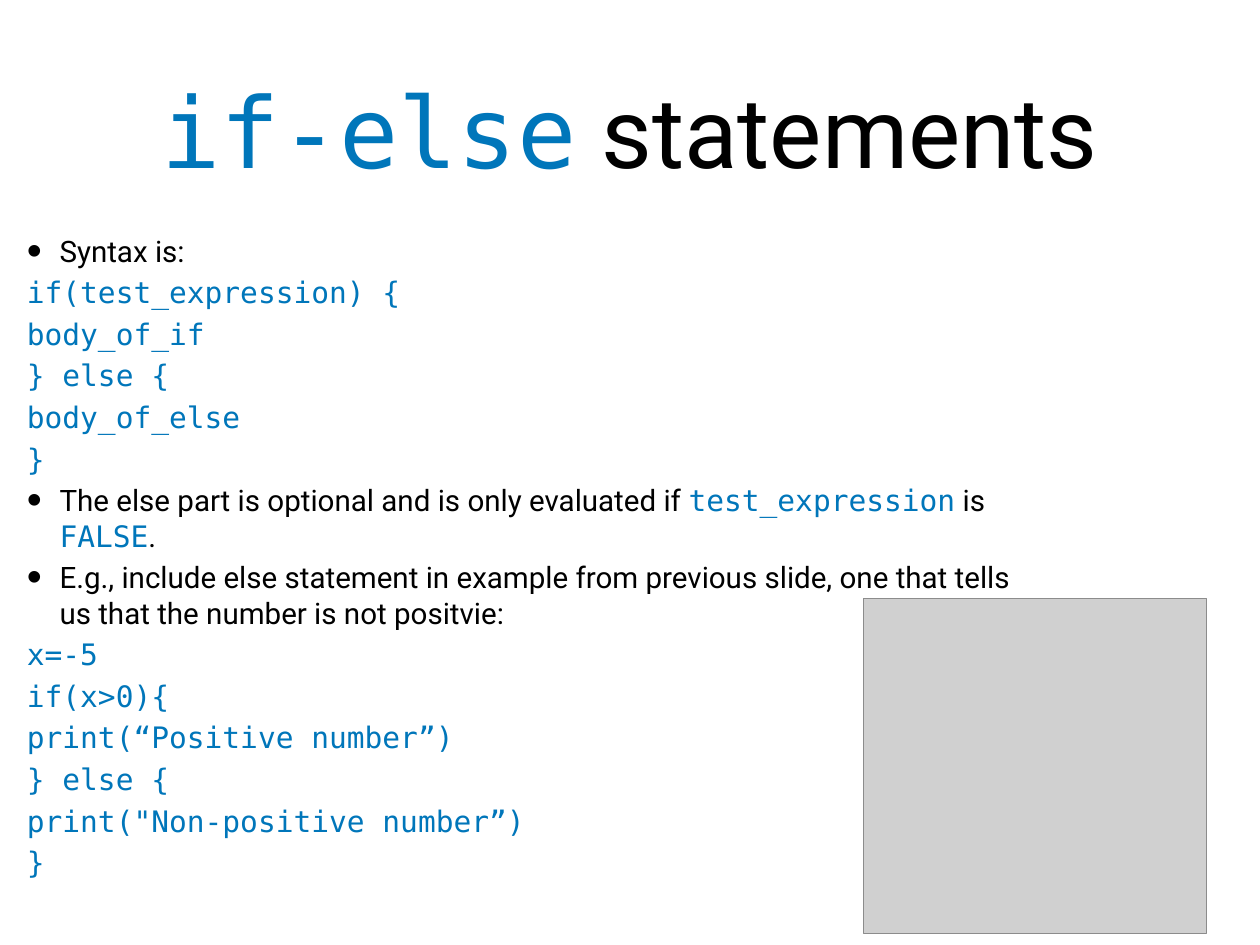
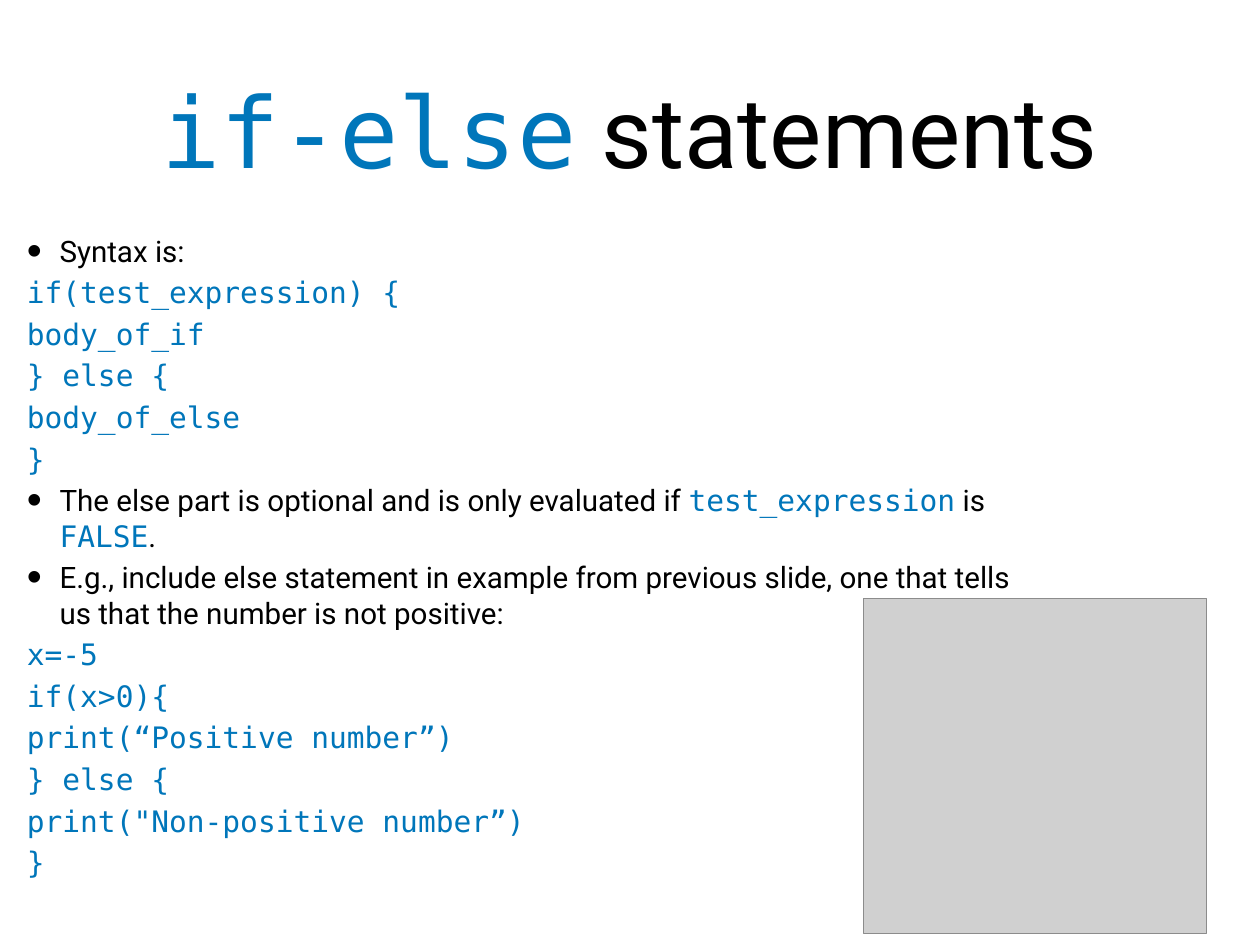
Before and after one commit to jagterberg/jagterberg.github.io, a slide deck: slide 4 of assets/r_2021/lec4.ppt. Drawn at 1260x945 pixels with LibreOffice and Linux fonts; fonts in the diff are those of the drawing; grey boxes stand for pictures. Boxes give left, top, right and bottom in pixels: in the first picture for what was removed or moved away, otherwise in the second. Text is boxed around its words. In the diff, an @@ line names an element or a change of style, - is before the commit and + after.

```diff
--- a/assets/r_2021/lec4.ppt
+++ b/assets/r_2021/lec4.ppt
@@ text at <box>60,565,1010,630</box>: text changed @@
-• E.g., include else statement in example from previous slide, one that tells us that the number is not positvie:
+• E.g., include else statement in example from previous slide, one that tells us that the number is not positive:
```
Also in this commit, not shown: 2 other slides changed, 16 other files.
